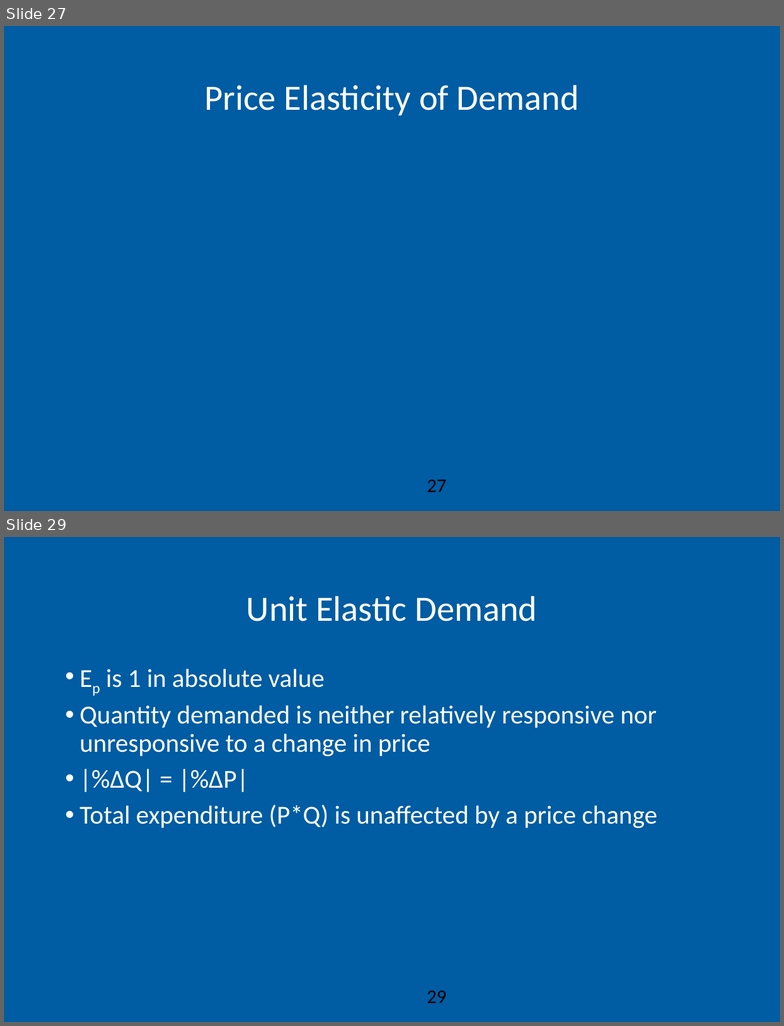
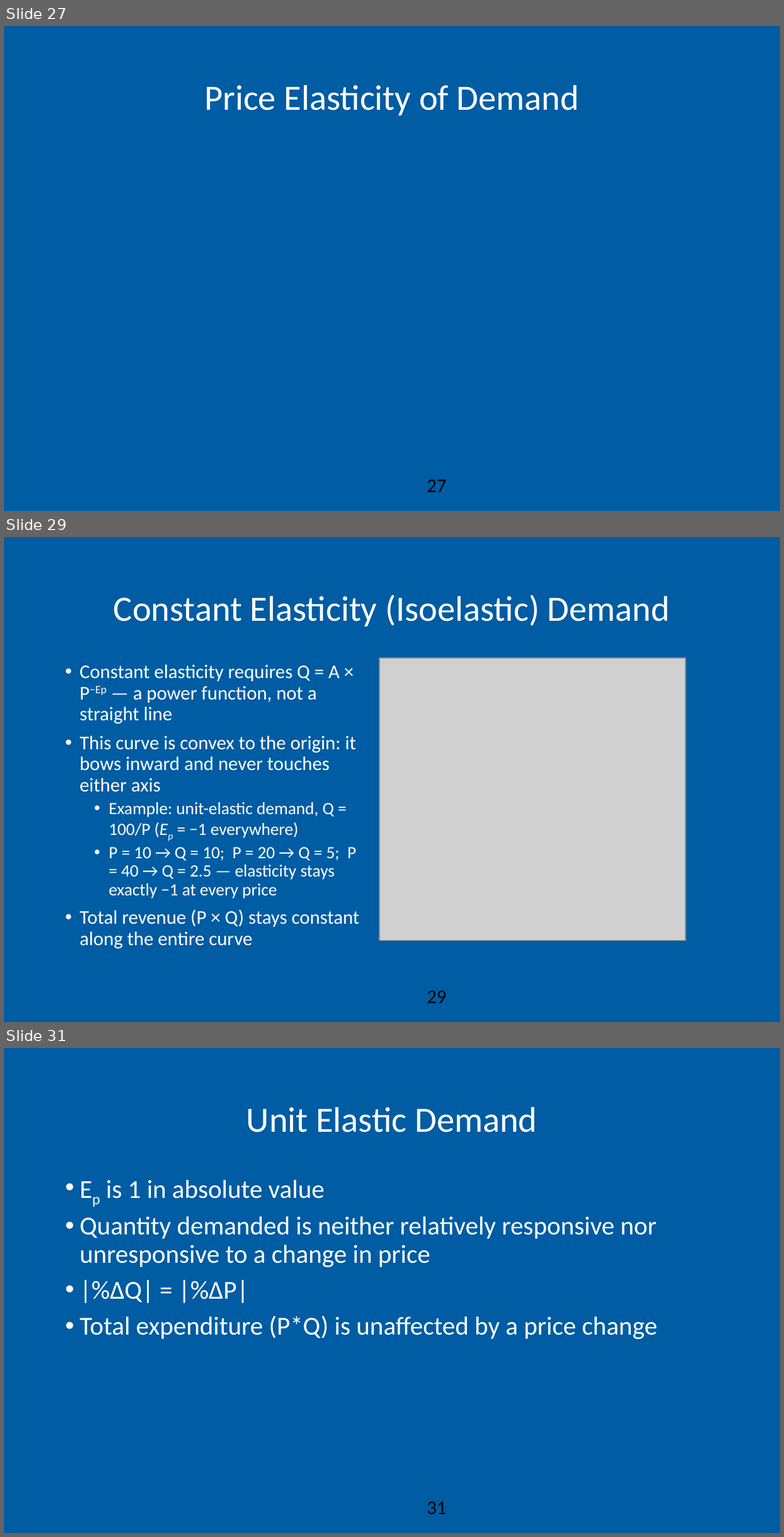
Before and after one commit to AEGDDI/idr305, a slide deck: lectures/L3.pptx. Shown one above the other, each under a label of ours: slides 27 and 29 before the commit, slides 27, 29 and 31 after it; the slides between them are not shown. The pictures are 784x1026 and 784x1537 pixels, drawn with LibreOffice and Linux fonts; fonts in the diff are those of the drawing; grey boxes stand for pictures; background and template pictures are left out. Boxes give left, top, right and bottom in pixels: in the first picture for what was removed or moved away, otherwise in the second. Text is boxed around its words. In the diff, an @@ line names an element or a change of style, - is before the commit and + after.

```diff
--- a/lectures/L3.pptx
+++ b/lectures/L3.pptx
@@ slide 29 added at bbox=[4, 537, 780, 1022], background #FFFFFF; not listed: 2 template elements that a slide beside it also shows @@
@@ title added at bbox=[114, 595, 670, 626], 33 pt, text #FFFFFF @@
+Constant Elasticity (Isoelastic) Demand
@@ text added at bbox=[80, 664, 360, 949], 18 pt, text #FFFFFF @@
+• Constant elasticity requires Q = A × P−Ep — a power function, not a straight line
+• This curve is convex to the origin: it bows inward and never touches either axis
+  • Example: unit-elastic demand, Q = 100/P (Ep = −1 everywhere)
+  • P = 10 → Q = 10; P = 20 → Q = 5; P = 40 → Q = 2.5 — elasticity stays exactly −1 at every price
+• Total revenue (P × Q) stays constant along the entire curve
@@ picture added at bbox=[379, 658, 686, 941] @@
@@ what was slide 29 is now slide 31 @@
@@ page number at bbox=[427, 1502, 446, 1514]: text changed @@
-29
+31
```
Also in this commit, not shown: 4 slides changed, 3 other slides added, 3 other files.
